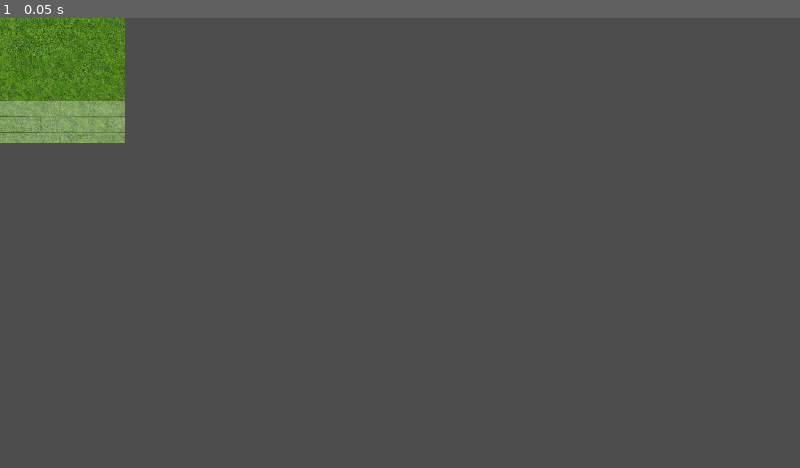
Above: before the commit, frame 1.
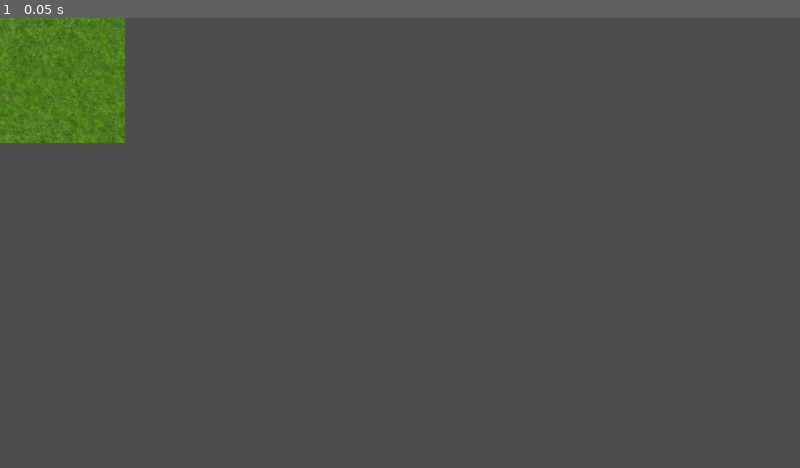
Above: after the commit, the same moment.

Repository: dqhieuu/procon-2023
Game: Godot game, scene res://gamemap_tile.tscn
Two runs of this game, one before a commit and one after it. Both use one fixed random seed, a clock stepped at 60 frames per second and the inputs below. This scene is started directly instead of the project's main scene.
Inputs:
- Up to frame 1 (0.05 s): no input

The runs differ from the first frame. In frame 1, 1.6% of the frame differs, in the area x 0-16%, y 0-28%.

Commit message:
Update UI & Backend

Diff:
--- a/gui/common/globals.gd
+++ b/gui/common/globals.gd
@@ -1,6 +1,7 @@
 extends Node
 
 var selected_tile = null
+var hovered_strategy_craftsman_tile_index = null
 
 var team_turn: Enums.TeamType
 
--- a/gui/gamemap_tile.gd
+++ b/gui/gamemap_tile.gd
@@ -20,6 +20,8 @@
 	update_visible_sprite()
 
 func update_visible_sprite():
+	var tile_index = self.get_index()
+
 	$Castle.visible = has_castle
 	$Plain.visible = !has_pond
 	$Pond.visible = has_pond
@@ -38,12 +40,16 @@
 	$Team2ClosedTerritory.visible = is_team2_closed_territory
 	$Team2OpenTerritory.visible = is_team2_open_territory
 
-	$TileSelect.is_selected = self.get_index() == Globals.selected_tile
+	$TileSelect.is_selected = tile_index == Globals.selected_tile
 	$Hammer.self_modulate = team_modulate
 
 	$MoveAction.visible = has_to_be_applied_move
 	$WallAction.visible = has_to_be_applied_wall
 	$DestroyAction.visible = has_to_be_applied_destroy
+
+	$AgentHighlight.visible = tile_index == Globals.hovered_strategy_craftsman_tile_index
+
+
 
 
 
--- a/gui/gamemap_tile.tscn
+++ b/gui/gamemap_tile.tscn
@@ -13,8 +13,11 @@
 [ext_resource type="Texture2D" uid="uid://dx7dyrh225n0m" path="res://sprites/territory/C2.png" id="10_w6rjf"]
 [ext_resource type="Texture2D" uid="uid://kqmfmec5pye8" path="res://sprites/territory/C1.png" id="11_iq403"]
 [ext_resource type="Texture2D" uid="uid://g2n5dpgcj7jk" path="res://sprites/territory/O2.png" id="12_i7tj0"]
+[ext_resource type="Texture2D" uid="uid://b70an7vryhfqw" path="res://sprites/selected.png" id="14_0sugb"]
 [ext_resource type="Texture2D" uid="uid://43d8881kw7gt" path="res://sprites/foot.png" id="14_1hv5c"]
+[ext_resource type="Texture2D" uid="uid://c7cep6usjp8o5" path="res://sprites/pivot.png" id="15_amlae"]
 [ext_resource type="Texture2D" uid="uid://dljkmflnw1y6t" path="res://sprites/destroy.png" id="15_q3n4g"]
+[ext_resource type="Texture2D" uid="uid://blpt04qmdt5tk" path="res://sprites/target.png" id="16_18je3"]
 
 [sub_resource type="SystemFont" id="SystemFont_jkipc"]
 
@@ -66,13 +69,6 @@
 layout_mode = 2
 texture = ExtResource("6_drohf")
 expand_mode = 1
-
-[node name="TileSelect" type="TextureRect" parent="."]
-self_modulate = Color(1, 1, 1, 0)
-layout_mode = 2
-texture = ExtResource("7_mr1db")
-expand_mode = 1
-script = ExtResource("8_d5w47")
 
 [node name="Team1OpenTerritory" type="TextureRect" parent="."]
 self_modulate = Color(0, 0.980392, 0.929412, 1)
@@ -128,6 +124,7 @@
 expand_mode = 1
 
 [node name="StrategyWall" type="AspectRatioContainer" parent="."]
+visible = false
 layout_mode = 2
 ratio = 3.0
 alignment_vertical = 2
@@ -148,6 +145,34 @@
 text = "1"
 horizontal_alignment = 1
 
+[node name="AgentHighlight" type="TextureRect" parent="."]
+visible = false
+self_modulate = Color(0.894118, 0.560784, 0.203922, 0.709804)
+layout_mode = 2
+texture = ExtResource("14_0sugb")
+expand_mode = 1
+
+[node name="Pivot" type="TextureRect" parent="."]
+visible = false
+self_modulate = Color(1, 1, 1, 0.67451)
+layout_mode = 2
+texture = ExtResource("15_amlae")
+expand_mode = 1
+
+[node name="Target" type="TextureRect" parent="."]
+visible = false
+self_modulate = Color(1, 1, 1, 0.67451)
+layout_mode = 2
+texture = ExtResource("16_18je3")
+expand_mode = 1
+
+[node name="TileSelect" type="TextureRect" parent="."]
+self_modulate = Color(1, 1, 1, 0)
+layout_mode = 2
+texture = ExtResource("7_mr1db")
+expand_mode = 1
+script = ExtResource("8_d5w47")
+
 [connection signal="gui_input" from="." to="." method="_on_gui_input"]
 [connection signal="mouse_entered" from="." to="TileSelect" method="_on_aspect_ratio_container_mouse_entered"]
 [connection signal="mouse_exited" from="." to="TileSelect" method="_on_aspect_ratio_container_mouse_exited"]
--- a/gui/main.tscn
+++ b/gui/main.tscn
@@ -7,6 +7,7 @@
 [ext_resource type="Script" path="res://buttons/refresh_state_button.gd" id="4_sl0ey"]
 [ext_resource type="Script" path="res://buttons/reset_actions_button.gd" id="4_so8eh"]
 [ext_resource type="Script" path="res://replay_tab.gd" id="5_rtpfi"]
+[ext_resource type="PackedScene" uid="uid://bxseht8j5j336" path="res://ai_agent_info.tscn" id="8_6m81f"]
 
 [sub_resource type="Animation" id="Animation_vodis"]
 length = 0.4
@@ -820,109 +821,7 @@
 [node name="AgentList" type="VBoxContainer" parent="HBoxContainer/Background/ScrollContainer/TabContainer/AI/VBoxContainer"]
 layout_mode = 2
 
-[node name="Agent1" type="VBoxContainer" parent="HBoxContainer/Background/ScrollContainer/TabContainer/AI/VBoxContainer/AgentList"]
-layout_mode = 2
-
-[node name="Label" type="Label" parent="HBoxContainer/Background/ScrollContainer/TabContainer/AI/VBoxContainer/AgentList/Agent1"]
-layout_mode = 2
-theme_override_colors/font_color = Color(0, 0, 0, 1)
-text = "Agent 21f231f (3, 3)"
-
-[node name="TabContainer" type="TabContainer" parent="HBoxContainer/Background/ScrollContainer/TabContainer/AI/VBoxContainer/AgentList/Agent1"]
-layout_mode = 2
-
-[node name="Pos" type="VBoxContainer" parent="HBoxContainer/Background/ScrollContainer/TabContainer/AI/VBoxContainer/AgentList/Agent1/TabContainer"]
-layout_mode = 2
-
-[node name="Terr" type="VBoxContainer" parent="HBoxContainer/Background/ScrollContainer/TabContainer/AI/VBoxContainer/AgentList/Agent1/TabContainer"]
-visible = false
-layout_mode = 2
-
-[node name="Template" type="Label" parent="HBoxContainer/Background/ScrollContainer/TabContainer/AI/VBoxContainer/AgentList/Agent1/TabContainer/Terr" groups=["t2_wall_pts"]]
-layout_mode = 2
-text = "Template"
-
-[node name="TacticList" type="VBoxContainer" parent="HBoxContainer/Background/ScrollContainer/TabContainer/AI/VBoxContainer/AgentList/Agent1/TabContainer/Terr"]
-layout_mode = 2
-
-[node name="GridContainer" type="GridContainer" parent="HBoxContainer/Background/ScrollContainer/TabContainer/AI/VBoxContainer/AgentList/Agent1/TabContainer/Terr/TacticList"]
-layout_mode = 2
-columns = 2
-
-[node name="Button" type="Button" parent="HBoxContainer/Background/ScrollContainer/TabContainer/AI/VBoxContainer/AgentList/Agent1/TabContainer/Terr/TacticList/GridContainer"]
-layout_mode = 2
-size_flags_horizontal = 3
-text = "2x2 top left"
-
-[node name="Button2" type="Button" parent="HBoxContainer/Background/ScrollContainer/TabContainer/AI/VBoxContainer/AgentList/Agent1/TabContainer/Terr/TacticList/GridContainer"]
-layout_mode = 2
-size_flags_horizontal = 3
-text = "2x2 top right"
-
-[node name="Button3" type="Button" parent="HBoxContainer/Background/ScrollContainer/TabContainer/AI/VBoxContainer/AgentList/Agent1/TabContainer/Terr/TacticList/GridContainer"]
-layout_mode = 2
-size_flags_horizontal = 3
-text = "2x2 bottom left"
-
-[node name="Button4" type="Button" parent="HBoxContainer/Background/ScrollContainer/TabContainer/AI/VBoxContainer/AgentList/Agent1/TabContainer/Terr/TacticList/GridContainer"]
-layout_mode = 2
-size_flags_horizontal = 3
-text = "2x2 bottom right"
-
-[node name="Pivot" type="Label" parent="HBoxContainer/Background/ScrollContainer/TabContainer/AI/VBoxContainer/AgentList/Agent1/TabContainer/Terr" groups=["t2_wall_pts"]]
-layout_mode = 2
-text = "Pivot"
-
-[node name="HBoxContainer" type="HBoxContainer" parent="HBoxContainer/Background/ScrollContainer/TabContainer/AI/VBoxContainer/AgentList/Agent1/TabContainer/Terr"]
-layout_mode = 2
-
-[node name="Label" type="Label" parent="HBoxContainer/Background/ScrollContainer/TabContainer/AI/VBoxContainer/AgentList/Agent1/TabContainer/Terr/HBoxContainer"]
-layout_mode = 2
-text = "X:"
-
-[node name="LineEdit" type="LineEdit" parent="HBoxContainer/Background/ScrollContainer/TabContainer/AI/VBoxContainer/AgentList/Agent1/TabContainer/Terr/HBoxContainer"]
-layout_mode = 2
-size_flags_horizontal = 3
-
-[node name="Label2" type="Label" parent="HBoxContainer/Background/ScrollContainer/TabContainer/AI/VBoxContainer/AgentList/Agent1/TabContainer/Terr/HBoxContainer"]
-layout_mode = 2
-text = "Y:"
-
-[node name="LineEdit2" type="LineEdit" parent="HBoxContainer/Background/ScrollContainer/TabContainer/AI/VBoxContainer/AgentList/Agent1/TabContainer/Terr/HBoxContainer"]
-layout_mode = 2
-size_flags_horizontal = 3
-
-[node name="Button5" type="Button" parent="HBoxContainer/Background/ScrollContainer/TabContainer/AI/VBoxContainer/AgentList/Agent1/TabContainer/Terr/HBoxContainer"]
-layout_mode = 2
-size_flags_horizontal = 3
-text = "Set pivot"
-
-[node name="Label" type="Label" parent="HBoxContainer/Background/ScrollContainer/TabContainer/AI/VBoxContainer/AgentList/Agent1/TabContainer/Terr"]
-layout_mode = 2
-text = "Step"
-
-[node name="HBoxContainer2" type="HBoxContainer" parent="HBoxContainer/Background/ScrollContainer/TabContainer/AI/VBoxContainer/AgentList/Agent1/TabContainer/Terr"]
-layout_mode = 2
-
-[node name="LineEdit" type="LineEdit" parent="HBoxContainer/Background/ScrollContainer/TabContainer/AI/VBoxContainer/AgentList/Agent1/TabContainer/Terr/HBoxContainer2"]
-layout_mode = 2
-size_flags_horizontal = 3
-
-[node name="Button5" type="Button" parent="HBoxContainer/Background/ScrollContainer/TabContainer/AI/VBoxContainer/AgentList/Agent1/TabContainer/Terr/HBoxContainer2"]
-layout_mode = 2
-size_flags_horizontal = 3
-text = "Set step"
-
-[node name="Cast" type="VBoxContainer" parent="HBoxContainer/Background/ScrollContainer/TabContainer/AI/VBoxContainer/AgentList/Agent1/TabContainer"]
-visible = false
-layout_mode = 2
-
-[node name="Sabt" type="VBoxContainer" parent="HBoxContainer/Background/ScrollContainer/TabContainer/AI/VBoxContainer/AgentList/Agent1/TabContainer"]
-visible = false
-layout_mode = 2
-
-[node name="Terr+Sabt" type="VBoxContainer" parent="HBoxContainer/Background/ScrollContainer/TabContainer/AI/VBoxContainer/AgentList/Agent1/TabContainer"]
-visible = false
+[node name="Agent1" parent="HBoxContainer/Background/ScrollContainer/TabContainer/AI/VBoxContainer/AgentList" instance=ExtResource("8_6m81f")]
 layout_mode = 2
 
 [node name="Flash" type="ColorRect" parent="." groups=["flash"]]
Not shown: 1 places in gui/gamemap_tile.tscn that only renumber resources
Not shown: 1 places in gui/main.tscn that only renumber resources
Binary file changed: gui/sprites/castle.png
Binary file removed: gui/sprites/closed_territory.png
Binary file changed: gui/sprites/craftman.png
Binary file changed: gui/sprites/foot.png
Binary file removed: gui/sprites/open_territory.png
Binary file changed: gui/sprites/plain.jpeg
Binary file changed: gui/sprites/pond.jpg
Not shown, changed: simulator/ai/ai.py
Not shown, added: simulator/ai/ai_request.py
Not shown, changed: simulator/server.py
